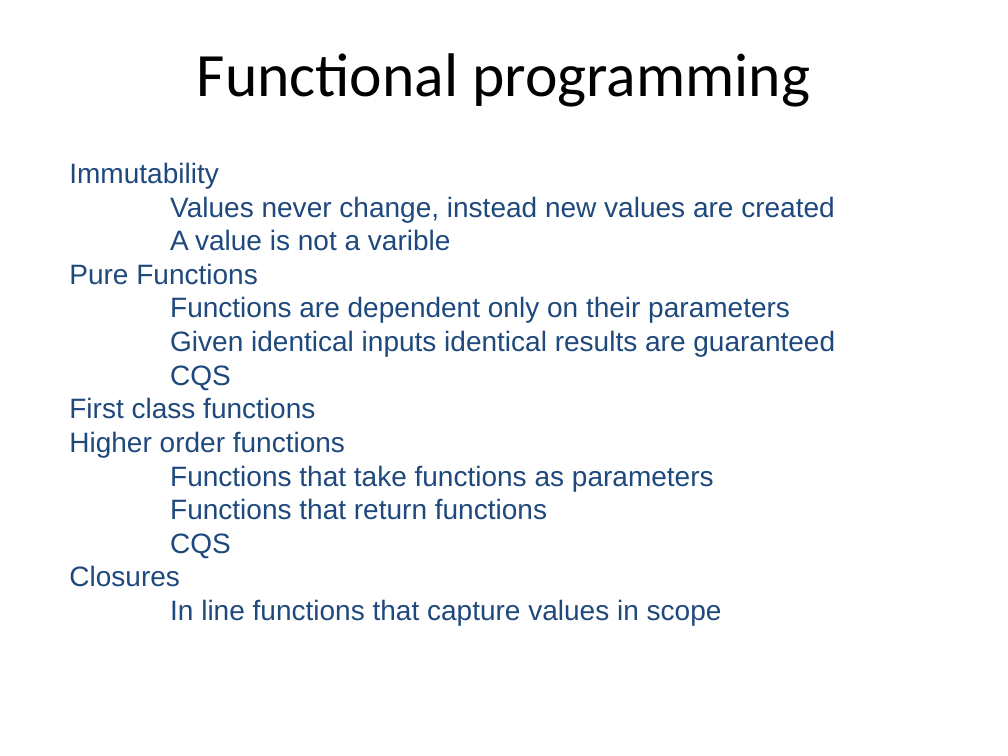
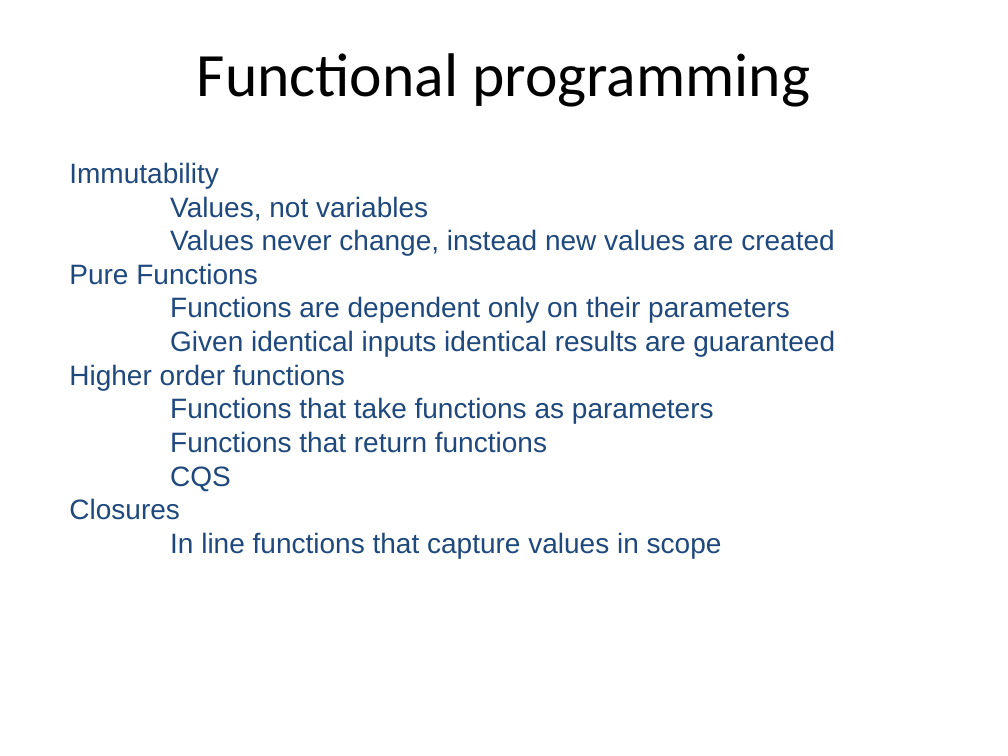
Before and after one commit to mlidbom/FSharpElevate, a slide deck: slide 2 of FSharp2.pptx (slide 4 before the commit). Drawn at 1008x756 pixels with LibreOffice and Linux fonts; fonts in the diff are those of the drawing. Boxes give left, top, right and bottom in pixels: in the first picture for what was removed or moved away, otherwise in the second. Text is boxed around its words. In the diff, an @@ line names an element or a change of style, - is before the commit and + after.

```diff
--- a/FSharp2.pptx
+++ b/FSharp2.pptx
@@ text in free at <box>170,196,428,221</box>: paragraph added @@
+Values, not variables
@@ text in free at <box>170,229,451,251</box>: paragraph removed @@
-A value is not a varible
@@ text in free at <box>69,365,315,419</box>: paragraphs removed @@
-CQS
-First class functions
```
Also in this commit, not shown: 2 other slides changed, 3 slides added, 2 slides removed.
